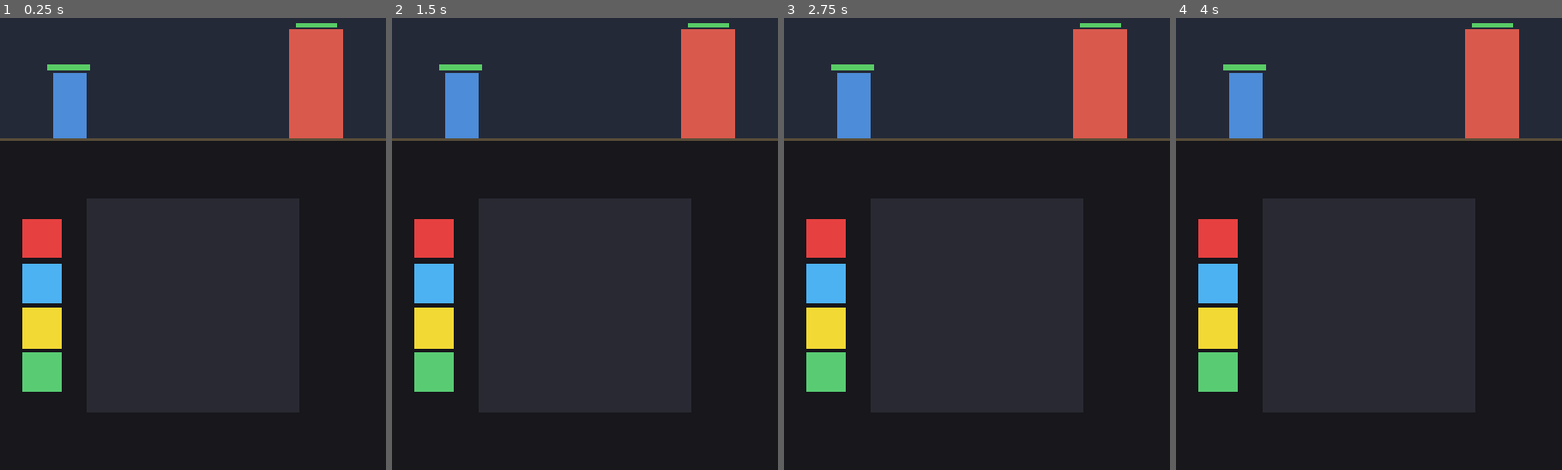
Above: before the commit, frames 1-4 (left to right).
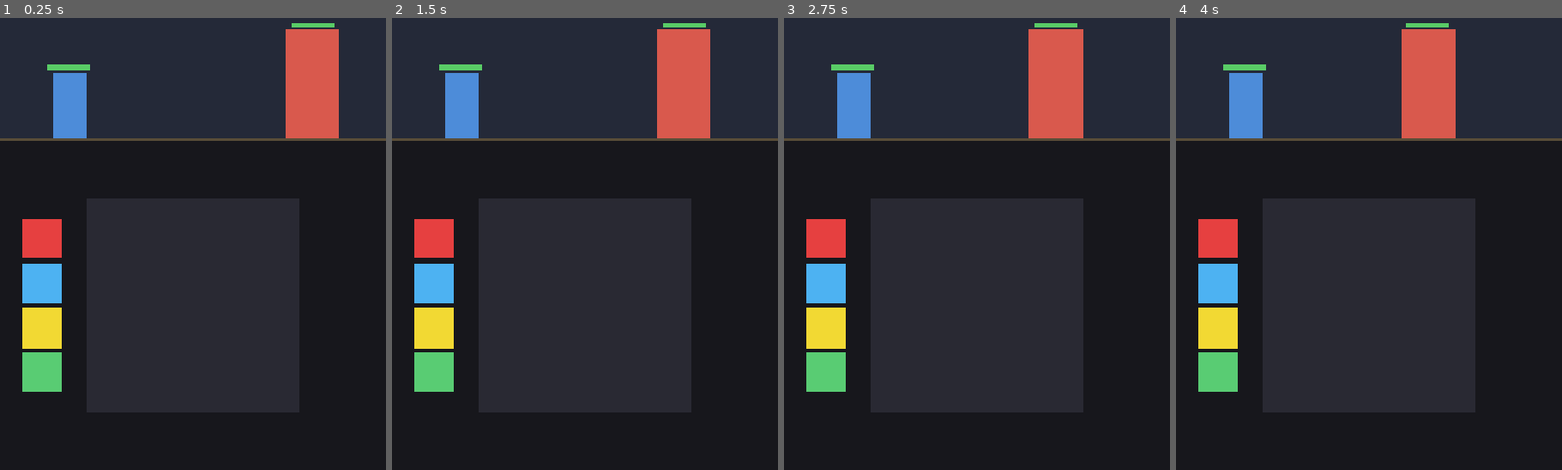
Above: after the commit, the same moments.

Repository: AhmetBilalOzgun/ilk_oyun
Game: Godot game, scene res://scenes/main.tscn
The game is run twice, just before and just after one commit, with the same random seed, the same clock (stepped at 60 frames per second) and the same inputs.
Inputs (mouse positions are in pixels of both pictures, inside the frame that each line leads up to):
- Up to frame 1 (0.25 s): no input
- Up to frame 2 (1.5 s): move the mouse to (669, 90) at 0.52 s; click (669, 90) at 0.67 s; move the mouse to (507, 162) at 1.27 s; click (507, 162) at 1.42 s
- Up to frame 3 (2.75 s): move the mouse to (outside the picture) at 2.02 s; click (outside the picture) at 2.17 s
- Up to frame 4 (4 s): move the mouse to (1349, 262) at 2.77 s; click (1349, 262) at 2.92 s; move the mouse to (1484, 230) at 3.52 s; click (1484, 230) at 3.67 s

The runs differ from the first frame. In frame 1, 0.5% of the frame differs, in the area x 74-89%, y 1-27%; in frame 2, 3.2%; in frame 3, 5.7%; in frame 4, 7.0%, in the area x 58-89%, y 1-27%.

Commit message:
feat: Add tank enemy behavior with melee attack and health management

Diff:
--- /dev/null
+++ b/scripts/enemy.gd
@@ -0,0 +1,72 @@
+extends Node
+
+# Yeniden kullanılabilir düşman davranışı. Bir gövdeyi (ColorRect) hedefe
+# (Player) doğru yürütür ve menzile girince melee saldırır. Görsel/HP yok —
+# Health bileşeni ayrı tutulur, bu node sadece hareket + saldırı mantığı.
+#
+# Tank profili: yüksek HP (dışarıda ENEMY_MAX_HP), DÜŞÜK hasar, DÜŞÜK hız.
+# Öldürmesi zor ama tehlikesi yavaş birikir.
+#
+# Önceki bug: düşman menzil kontrolü olmadan vuruyordu (uzaktan da oyuncu HP
+# yiyordu). Burada saldırı yalnızca kenar-kenar mesafe attack_range altına
+# inince tetiklenir.
+
+signal attacked(damage: int)   # hedefe her başarılı vuruşta yayılır
+
+# --- Tank profili (dışarıdan override edilebilir) ---
+@export var move_speed: float = 45.0       # px/sn — yavaş
+@export var attack_damage: int = 5         # düşük hasar
+@export var attack_cooldown: float = 1.4   # saldırılar arası bekleme (sn)
+@export var attack_range: float = 24.0     # gövdeler arası yatay tetik mesafesi (px)
+
+var body: ColorRect      # hareket eden düşman gövdesi
+var target: ColorRect    # hedef (oyuncu gövdesi)
+var target_health        # oyuncunun Health bileşeni
+var self_health          # düşmanın kendi Health bileşeni
+
+var _cd_left := 0.0
+
+func setup(p_body: ColorRect, p_target: ColorRect, p_target_health, p_self_health) -> void:
+	body = p_body
+	target = p_target
+	target_health = p_target_health
+	self_health = p_self_health
+
+# main._process içinden her frame çağrılır.
+func tick(delta: float) -> void:
+	if body == null or not is_instance_valid(body):
+		return
+	if self_health != null and not self_health.is_alive():
+		return
+	if target == null or not is_instance_valid(target):
+		return
+	if target_health != null and not target_health.is_alive():
+		return
+
+	if _gap_to_target() > attack_range:
+		# Yürü: hedefe doğru yatay ilerle.
+		var dir := signf(_target_center().x - _body_center().x)
+		body.position.x += dir * move_speed * delta
+		_cd_left = 0.0  # menzile girer girmez ilk vuruş anında olsun
+	else:
+		# Menzilde: cooldown ile saldır.
+		_cd_left -= delta
+		if _cd_left <= 0.0:
+			_cd_left = attack_cooldown
+			if target_health != null:
+				target_health.take_damage(attack_damage)
+				attacked.emit(attack_damage)
+
+func _body_center() -> Vector2:
+	return body.get_global_rect().get_center()
+
+func _target_center() -> Vector2:
+	return target.get_global_rect().get_center()
+
+# Gövdeler arası yatay kenar mesafesi (üst üste binerse 0).
+func _gap_to_target() -> float:
+	var a := body.get_global_rect()
+	var b := target.get_global_rect()
+	var right_gap := b.position.x - (a.position.x + a.size.x)
+	var left_gap := a.position.x - (b.position.x + b.size.x)
+	return max(0.0, max(right_gap, left_gap))
--- a/scripts/main.gd
+++ b/scripts/main.gd
@@ -10,6 +10,7 @@
 
 const HealthScript = preload("res://scripts/health.gd")
 const HealthBarScript = preload("res://scripts/health_bar.gd")
+const EnemyScript = preload("res://scripts/enemy.gd")
 
 @onready var player: ColorRect = $BattleArea/Player
 @onready var enemy: ColorRect = $BattleArea/Enemy
@@ -23,7 +24,7 @@
 
 # Can / hasar
 const PLAYER_MAX_HP := 100
-const ENEMY_MAX_HP := 100
+const ENEMY_MAX_HP := 400   # tank: bol HP, öldürmesi zor (~13-40 rün vuruşu)
 # Rüne göre mermi hasarı
 const RUNE_DAMAGE := {"line": 10, "X": 25, "O": 15, "lightning": 30, "V": 20}
 
@@ -44,6 +45,7 @@
 var enemy_health
 var player_bar
 var enemy_bar
+var enemy_ai
 var game_over := false
 
 func _ready() -> void:
@@ -55,6 +57,12 @@
 	enemy_health.damaged.connect(func(_a, _h): enemy_bar.set_ratio(enemy_health.ratio()))
 	player_health.died.connect(_on_player_died)
 	enemy_health.died.connect(_on_enemy_died)
+	# Tank düşman: yürür + menzilde melee vurur. Stat'lar enemy.gd @export
+	# varsayılanları (yavaş hız / düşük hasar); HP yukarıda ENEMY_MAX_HP.
+	enemy_ai = EnemyScript.new()
+	enemy.add_child(enemy_ai)
+	enemy_ai.setup(enemy, player, player_health, enemy_health)
+	enemy_ai.attacked.connect(func(dmg): print("Tank vurdu -> %d hasar (oyuncu kalan %d)" % [dmg, player_health.hp]))
 
 func _make_health(unit: ColorRect, max_hp: int):
 	var h = HealthScript.new()
@@ -65,11 +73,17 @@
 func _make_bar(unit: ColorRect):
 	var bar = HealthBarScript.new()
 	add_child(bar)
+	_place_bar(bar, unit)
+	return bar
+
+# Çubuğu birimin tam üstüne ortalar (birim hareket edince her frame çağrılır).
+func _place_bar(bar, unit: ColorRect) -> void:
+	if bar == null or not is_instance_valid(bar) or not is_instance_valid(unit):
+		return
 	var r := unit.get_global_rect()
 	bar.global_position = Vector2(
 		r.position.x + r.size.x * 0.5 - HealthBarScript.WIDTH * 0.5,
 		r.position.y - HealthBarScript.HEIGHT - 8.0)
-	return bar
 
 func _unhandled_input(event: InputEvent) -> void:
 	if game_over:
@@ -101,6 +115,9 @@
 		if commit_left <= 0.0:
 			commit_left = -1.0
 			_commit()
+	if enemy_ai != null and is_instance_valid(enemy):
+		enemy_ai.tick(delta)
+		_place_bar(enemy_bar, enemy)  # tank yürüdükçe can çubuğu takip etsin
 	_advance_projectiles(delta)
 
 # --- Can / hasar ---
Not shown, changed: wiki/design/enemy-design.md
Not shown, changed: wiki/design/health-and-damage.md
Not shown, changed: wiki/hot.md
Not shown, changed: wiki/log.md
